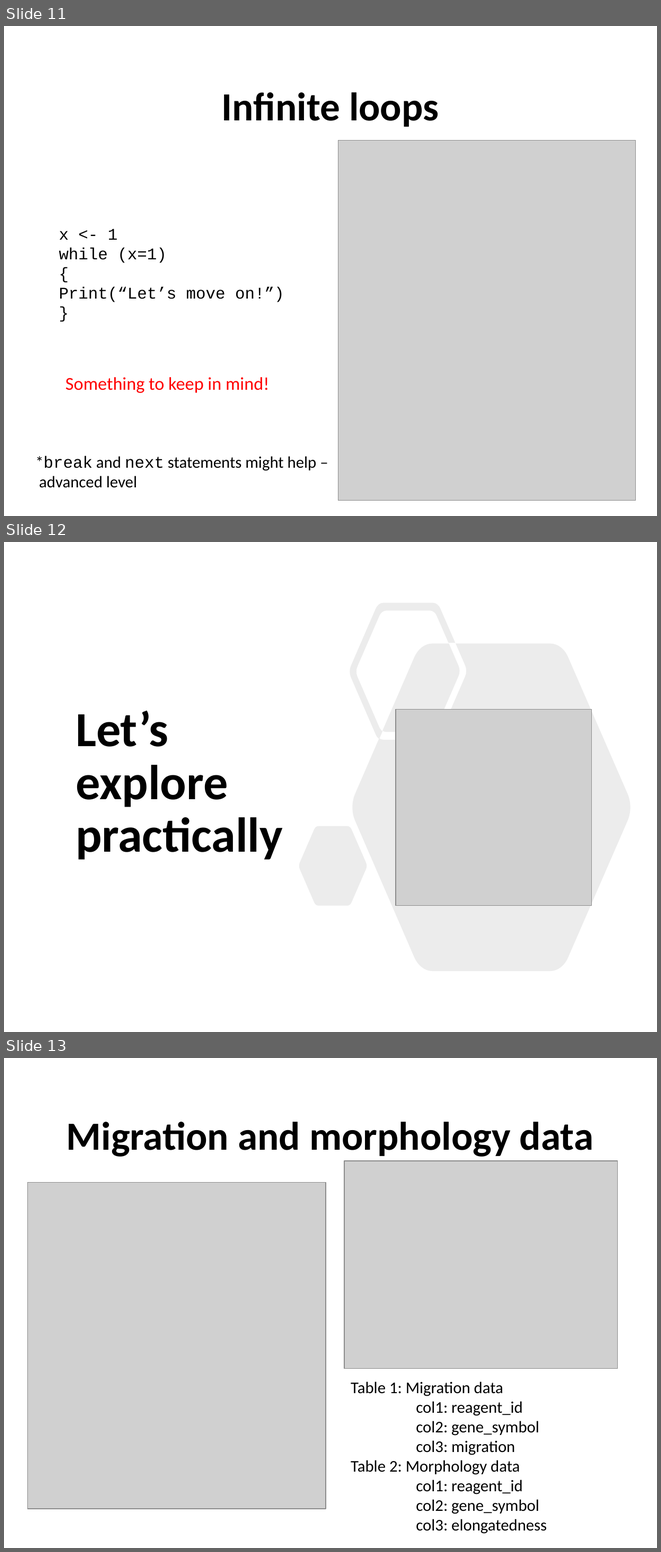
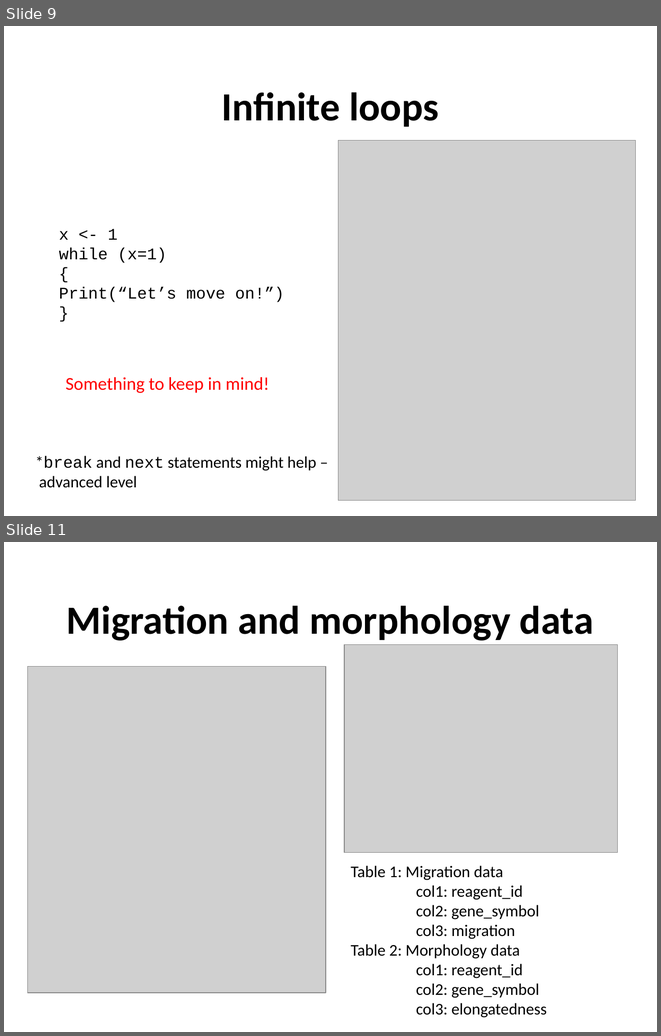
Before and after one commit to sraorao/MSD_R_course_HT2022, a slide deck: powerpoint/Session2.pptx. Shown one above the other, each under a label of ours: slides 11, 12 and 13 before the commit, slides 9 and 11 after it; the slides between them are not shown. The pictures are 661x1552 and 661x1036 pixels, drawn with LibreOffice and Linux fonts; fonts in the diff are those of the drawing; grey boxes stand for pictures. Boxes give left, top, right and bottom in pixels: in the first picture for what was removed or moved away, otherwise in the second. Text is boxed around its words. In the diff, an @@ line names an element or a change of style, - is before the commit and + after.

```diff
--- a/powerpoint/Session2.pptx
+++ b/powerpoint/Session2.pptx
@@ slide 12 removed at (4,542,657,1032), background #FFFFFF @@
@@ freeform shape removed at (299,603,630,971) @@
@@ text removed at (76,711,283,859) @@
-Let’s explore practically
@@ picture removed at (396,709,592,905) @@
@@ what was slide 11 is now slide 9 @@
@@ what was slide 13 is now slide 11 @@
```
Also in this commit, not shown: 3 slides changed, 1 slide added, 2 other slides removed, 4 other files.
